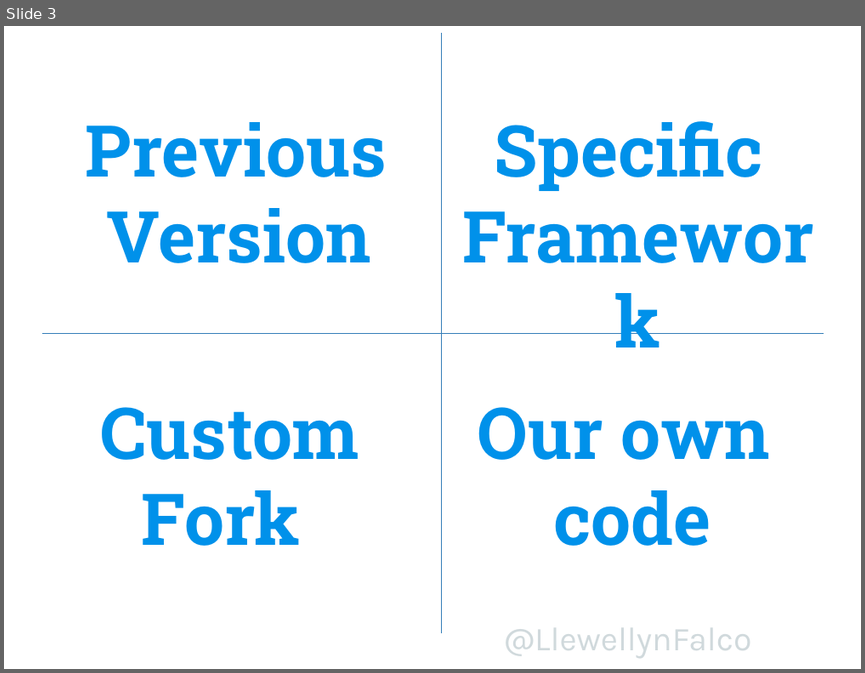
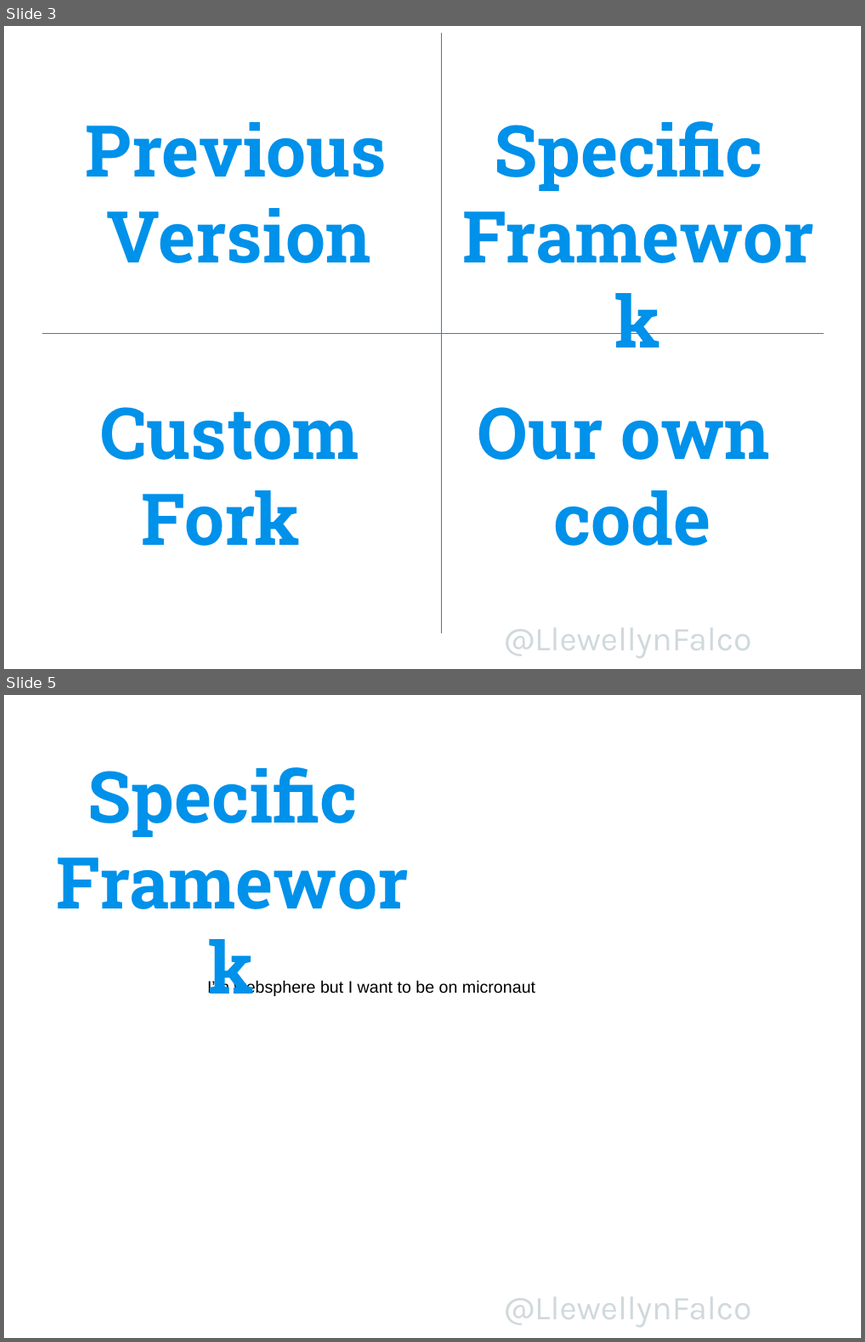
Before and after one commit to isidore/Talk-AvoidingLockIn, a slide deck: Avoiding Lock-In.pptx. Shown one above the other, each under a label of ours: slide 3 before the commit, slides 3 and 5 after it; the slides between them are not shown. The pictures are 865x673 and 865x1342 pixels, drawn with LibreOffice and Linux fonts; fonts in the diff are those of the drawing; background and template pictures are left out. Boxes give left, top, right and bottom in pixels: in the first picture for what was removed or moved away, otherwise in the second. Text is boxed around its words. In the diff, an @@ line names an element or a change of style, - is before the commit and + after.

```diff
--- a/Avoiding Lock-In.pptx
+++ b/Avoiding Lock-In.pptx
@@ slide 5 added at box(4, 695, 861, 1338), background picture (left out); not listed: 1 template element that a slide beside it also shows @@
@@ text added at box(88, 767, 358, 837), 60 pt, text #0091EA, bold @@
+Specific
+Framework
@@ text added at box(207, 980, 535, 997), 14 pt, text #000000 @@
+I’m websphere but I want to be on micronaut
```
Also in this commit, not shown: 1 slide changed, 13 other slides added, 1 other file.
